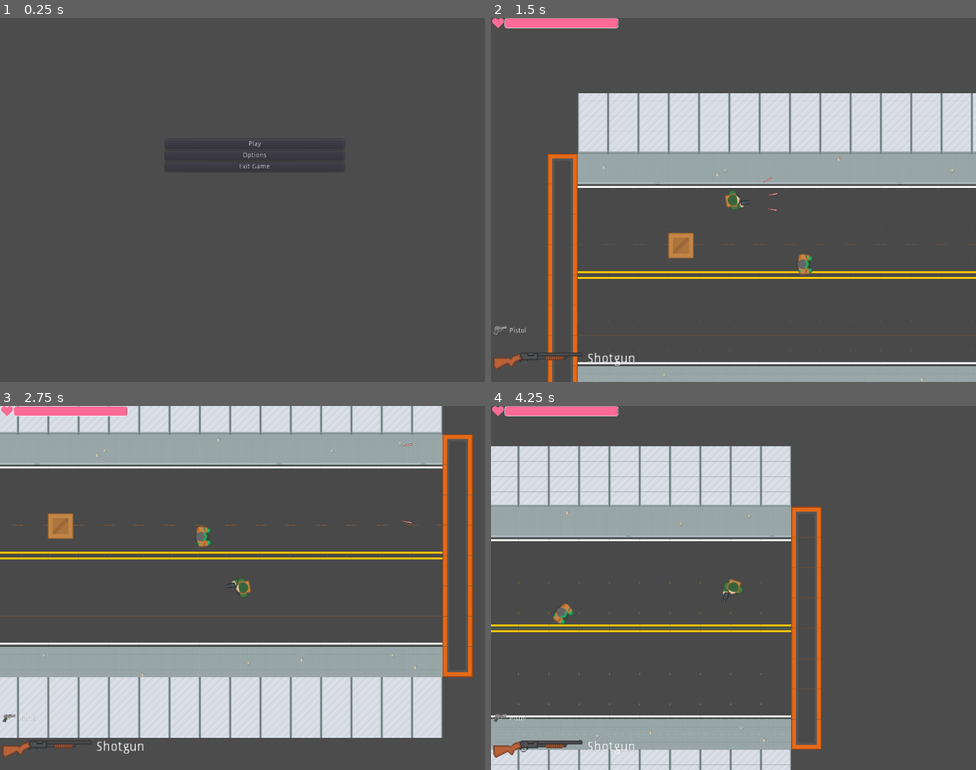
Above: before the commit, frames 1-4 (two rows, left to right).
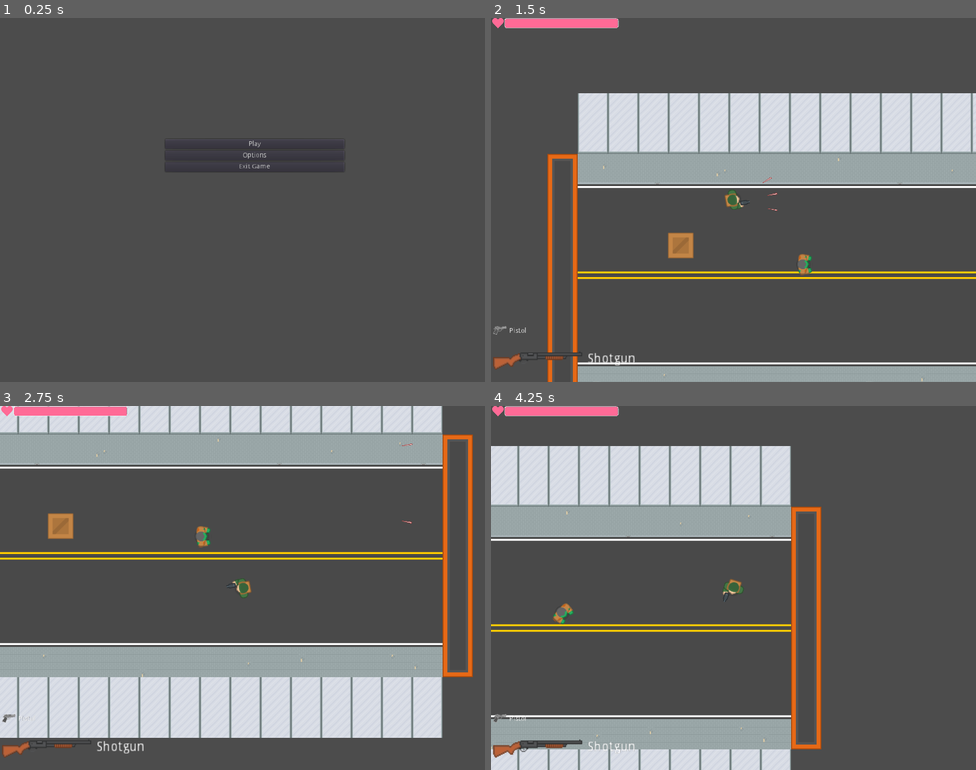
Above: after the commit, the same moments.

Repository: sindre0830/YAZG
Game: Godot game, scene res://Menu/MainMenu.tscn
The game is run twice, just before and just after one commit, with the same random seed, the same clock (stepped at 60 frames per second) and the same inputs.
Inputs (mouse positions are in pixels of both pictures, inside the frame that each line leads up to):
- Up to frame 1 (0.25 s): no input
- Up to frame 2 (1.5 s): click "Play" at 0.5 s; tap Enter at 1.25 s; move the mouse to (840, 181) at 1.27 s; press the mouse at (840, 181) at 1.28 s; hold Right (ui_right) from 1.28 s (still down)
- Up to frame 3 (2.75 s): move the mouse to (145, 606) at 2.02 s; release Right (ui_right) at 2.03 s; release the mouse at (145, 606) at 2.03 s; hold Down (ui_down) from 2.03 s (still down); click (145, 606) at 2.1 s
- Up to frame 4 (4.25 s): move the mouse to (782, 507) at 2.77 s; release Down (ui_down) at 2.78 s; press the mouse at (782, 507) at 2.78 s; hold Right (ui_right) 2.78-3.53 s; move the mouse to (709, 660) at 3.52 s; release the mouse at (709, 660) at 3.53 s; hold Up (ui_up) from 3.53 s (still down); click (709, 660) at 3.6 s

The runs differ from the first frame. In frame 1, less than 0.1% of the frame differs, in the area x 49-56%, y 33-42%; in frame 2, 1.2%; in frame 3, 2.3%; in frame 4, 2.3%, in the area x 0-69%, y 0-99%.

Commit message:
Added the ability to modify damage of weapons

Diff:
--- a/Source/Guns/HandGun.gd
+++ b/Source/Guns/HandGun.gd
@@ -1,11 +1,12 @@
 extends "res://Guns/Guns.gd"
+onready var damage = 24
 
 func _init().(700) -> void:
 	pass
 
 func shoot(muzzle: Position2D, player: Node):
 	var bullet = Bullet.instance()
-	bullet.init(speed)
+	bullet.init(speed, damage)
 	bullet.transform =  muzzle.global_transform
 	player.owner.add_child(bullet)
 	$Timer.start()
--- a/Source/Guns/Shotgun.gd
+++ b/Source/Guns/Shotgun.gd
@@ -1,5 +1,5 @@
 extends "res://Guns/Guns.gd"
-
+onready var damage = 12
 var n_bullets = 3
 
 func _init().(500) -> void:
@@ -8,7 +8,7 @@
 func shoot(muzzle: Position2D, player: Node):
 	for n in n_bullets:
 		var bullet = Bullet.instance()
-		bullet.init(speed)
+		bullet.init(speed, damage)
 		bullet.transform =  muzzle.global_transform *  bullet.transform.rotated((PI/n_bullets*n - PI/n_bullets*(n_bullets/2))/3).orthonormalized()
 		player.owner.add_child(bullet)
 	$Timer.start()
--- a/Source/Projectiles/Bullet.gd
+++ b/Source/Projectiles/Bullet.gd
@@ -1,11 +1,10 @@
 extends Area2D
-
-onready var damage = 24
-
+var damage
 var speed
 
-func init(var new_speed) -> void:
+func init(var new_speed, new_damage: int = 24) -> void:
 	speed = new_speed
+	damage = new_damage
 
 func _physics_process(delta):
 	global_position += transform.x.normalized() * speed * delta
--- a/Source/project.godot
+++ b/Source/project.godot
@@ -82,4 +82,5 @@
 
 [rendering]
 
+2d/snapping/use_gpu_pixel_snap=true
 environment/default_environment="res://default_env.tres"
